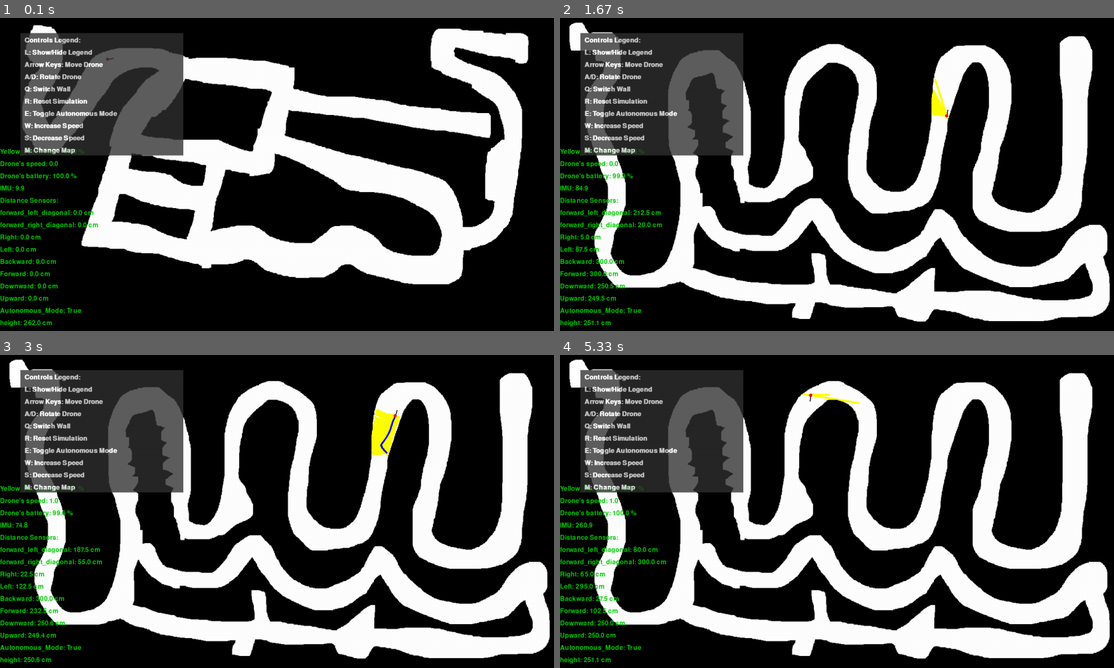
Above: before the commit, frames 1-4 (two rows, left to right).
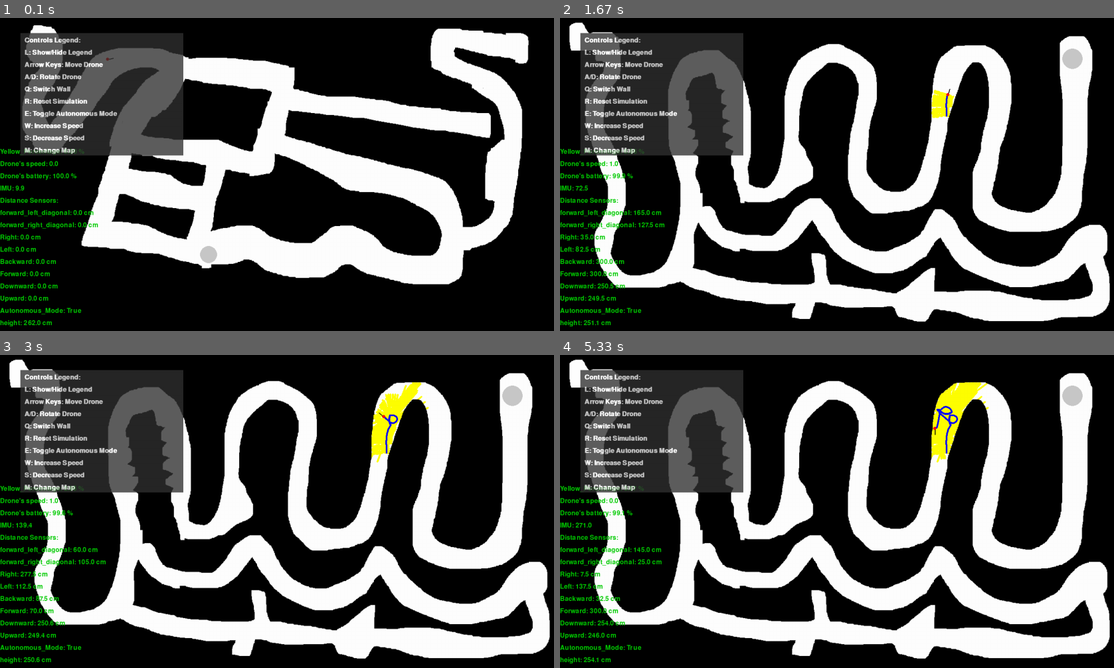
Above: after the commit, the same moments.

Repository: Raz-Saad/Autonomous_Robotics_Final_Project
Game: pygame game, started from src/Main_Pygame.py
Two runs of this game, one before a commit and one after it. Both use one fixed random seed, a clock stepped at 60 frames per second and the inputs below.
Inputs:
- Up to frame 1 (0.1 s): no input
- Up to frame 2 (1.67 s): tap H at 0.33 s; tap 1 at 0.67, 1.48 s; tap M at 1 s; hold Right from 1.33 s (still down)
- Up to frame 3 (3 s): release Right at 1.8 s; hold Up 1.83-2.13 s; hold Right 2.17-2.63 s
- Up to frame 4 (5.33 s): hold Down 3.23-3.53 s; hold Down 4-4.37 s; tap 1 at 4.15 s; hold Right 4.4-5.03 s; hold Down from 5.07 s (still down)

The runs differ from the first frame. In frame 1, 0.1% of the frame differs, in the area x 36-40%, y 72-79%; in frame 2, 0.6%; in frame 3, 1.2%; in frame 4, 2.0%, in the area x 2-95%, y 8-99%.

Commit message:
added recharging and getting back to exploring. need to adjust PID some more and clean code

Diff:
--- a/src/BatterySensor.py
+++ b/src/BatterySensor.py
@@ -21,3 +21,14 @@
     def reset_battrey(self):
         self.battery_precentage = 100
         self.remaining_ticks_to_battrey_life = self.amount_of_decisecond_drone_can_fly
+
+    def add_precentage_to_battery(self,precentage):
+        one_precentage_value = self.amount_of_decisecond_drone_can_fly / 100
+
+        self.remaining_ticks_to_battrey_life += one_precentage_value * precentage
+
+        # cap to the maximum value:
+        if self.remaining_ticks_to_battrey_life > self.amount_of_decisecond_drone_can_fly:
+            self.remaining_ticks_to_battrey_life = self.amount_of_decisecond_drone_can_fly
+
+        self.battery_precentage = (self.remaining_ticks_to_battrey_life / self.amount_of_decisecond_drone_can_fly) * 100  # update the battery precentage
--- a/src/Drone.py
+++ b/src/Drone.py
@@ -51,7 +51,10 @@
         self.z_level = 50 # the actual height of the drone in the map
 
         # returning home parameters:
-        self.return_home_path = []  # empty list to store all the calculated path
+        self.return_home_path = []  # empty list to store all the calculated path to home
+        self.return_to_exploring_path = []  # empty list to store all the calculated path back to exploring
+        self.returning_to_explore = False
+        self.charging_drone = False # for charging the battery after getting back home
 
     def update_sensors(self, map_matrix, position, drone_radius, orientation,floor_level, ceiling_level,obstacles): # added some parameters for height sensors
         self.forward_distance_sensor.update_values(map_matrix, position, drone_radius, orientation)
@@ -71,8 +74,8 @@
         # else:
         #     self.optical_flow_sensor.current_speed = 1
 
-
-        self.battery_sensor.update_battrey_precentage()
+        if not self.charging_drone:
+            self.battery_sensor.update_battrey_precentage()
 
 
     #3d expantion:
@@ -222,6 +225,12 @@
         self.change_z_level(height_correction)
 
 
+    def reload_battery(self):
+        self.battery_sensor.add_precentage_to_battery(0.2)
+        if self.battery_sensor.get_battrey_precentage() == 100:
+            self.charging_drone = False
+            self.returning_to_explore = True
+
 
     def update_position_by_algorithm(self, drone_pos, dt,map_matrix, drone_radius, screen,drone_positions):
 
@@ -229,7 +238,7 @@
 
         new_pos = drone_pos
         # Check battery level and initiate return if necessary
-        if self.battery_sensor.get_battrey_precentage() <= 50 and not self.returning_to_start:
+        if self.battery_sensor.get_battrey_precentage() <= 50 and not self.charging_drone:
             self.returning_to_start = True
 
         #checking if in returing home mode is activated
@@ -237,6 +246,13 @@
             # Get the next position on the return trail
             # new_pos = self.get_next_position_for_trailback() # naive first version of returning home
             new_pos = self.get_next_position_from_returning_home_algo(map_matrix,drone_pos, drone_radius, screen,drone_positions)
+
+        elif self.charging_drone:
+            new_pos = drone_pos
+            self.reload_battery()
+
+        elif self.returning_to_explore:
+            new_pos = self.get_back_to_exploring_from_last_point(drone_pos)
 
         else:
             # checking if the drone can fly
@@ -357,17 +373,21 @@
 
     def get_next_position_from_returning_home_algo(self, map_matrix, drone_pos, drone_radius, screen,drone_positions):
 
-        # TODO: maor - the drone not always understand that it reached the start, make it with an area
+        # if gotten close to the starting point then the returning home process is done:
         allowed_field_error = 10
         if (abs(drone_pos[0] - self.trail[0][0]) <= allowed_field_error
                 and abs(drone_pos[1] - self.trail[0][1]) <= allowed_field_error):
             print("reached the start")
             self.returning_to_start = False
+            self.charging_drone = True
+            # self.returning_to_explore = True
             self.return_home_path.clear()
+            self.return_to_exploring_path.insert(0,drone_pos) # stack behavior - LIFO insert
             return drone_pos
 
         if self.return_home_path:
             next_position = self.return_home_path.pop(0)
+            self.return_to_exploring_path.insert(0,next_position) # record the path back home
             return next_position
 
         current_position = drone_pos  # self.trail[-1]
@@ -389,14 +409,28 @@
         # Find the point with the closest index to the start (trail[0])
         closest_point = min(trail_points_within_radius, key=lambda p: abs(p[0]))
 
-        #print("getting a path")
+        # TODO: maor - check if i can integrate this for better returning algorithm:
+        # # Find the point with the closest index to the start or its neighboring points:
+        # neighboring_points_to_start_point = []
+        # for idx, point in enumerate(self.trail):
+        #     distance = math.sqrt((self.trail[0][0] - point[0]) ** 2 + (self.trail[0][1] - point[1]) ** 2)
+        #     if distance <= self.leftward_distance_sensor.max_range * 2:
+        #         if self.is_line_of_sight_clear(self.trail[0], point, map_matrix, drone_radius, screen,drone_positions):
+        #             neighboring_points_to_start_point.append((idx, point))
+        #
+        # if neighboring_points_to_start_point:
+        #     # Find the closest point to any of these neighboring points
+        #     closest_point = min(
+        #         trail_points_within_radius,
+        #         key=lambda p: min(abs(p[0] - neighbor[0]) for neighbor in neighboring_points_to_start_point)
+        #     )
+
 
         # make a path from current pos to the closest point to start:
         path = self.get_path_from_current_to_desired(drone_pos, closest_point[1])
-        #print("reached here")
-        #print(path)
+
         self.return_home_path.extend(path)  # Append all points from the path to return_home_path
-        #print("reached post extending")
+
         next_position = self.return_home_path.pop(0)
         self.update_angle_by_position(drone_pos,path[-1])
         return next_position
@@ -460,8 +494,32 @@
     def update_position(self, position):
         if not self.returning_to_start:
             self.trail.append(position)
-        elif self.trail: #
-            self.trail.pop()  # Remove the last position as the drone moves back
+        # elif self.trail: #
+        #     self.trail.pop()  # Remove the last position as the drone moves back
+
+
+
+    # getting the drone back to the place it returned home from:
+    def get_back_to_exploring_from_last_point(self,drone_pos):
+
+        new_pos = self.return_to_exploring_path.pop(0) # get the next point for the drone
+
+
+        # for making the drone look at a good distance:
+        pos_to_aim_the_drone_at = None
+        if len(self.return_to_exploring_path) >= 3:
+            pos_to_aim_the_drone_at = self.return_to_exploring_path[2]
+
+
+        # if we reached the end of the path then we flag it:
+        if not self.return_to_exploring_path:
+            self.return_to_exploring_path.clear()
+            self.returning_to_explore = False
+
+
+        if pos_to_aim_the_drone_at:
+            self.update_angle_by_position(drone_pos, pos_to_aim_the_drone_at)
+        return new_pos
 
     def get_next_position_for_trailback(self):
         if len(self.trail) > 1:
@@ -480,7 +538,7 @@
 
         # Update the drone's angle to face the next position
         self.orientation_sensor.update_orientation(angle_to_next_position)
-        print("orientation: ",self.orientation_sensor.drone_orientation)
+        #print("orientation: ",self.orientation_sensor.drone_orientation)
 
     def update_angle_by_position(self, current_position, next_position):
         # Calculate the angle needed to face the next position
@@ -490,7 +548,7 @@
 
         # Update the drone's angle to face the next position
         self.orientation_sensor.update_orientation(angle_to_next_position)
-        print("orientation: ",self.orientation_sensor.drone_orientation)
+        #print("orientation: ",self.orientation_sensor.drone_orientation)
 
     def is_in_trail_environment(self, point, radius = 0.5):
         for trail_point in self.trail:
--- a/src/Main_Pygame.py
+++ b/src/Main_Pygame.py
@@ -58,7 +58,7 @@
 
         self.respawn_drone()
 
-        self.amount_of_obstacles_to_spawn = 0
+        self.amount_of_obstacles_to_spawn = 1
         self.spawn_obstacles(self.amount_of_obstacles_to_spawn)  # Spawn 10 obstacles
 
         self.clock = pygame.time.Clock()
@@ -275,6 +275,11 @@
 
     def reset_simulation(self):
         self.drone.returning_to_start = False
+        self.drone.returning_to_explore = False
+        self.drone.charging_drone = False
+        self.drone.return_to_exploring_path.clear()
+        self.drone.return_home_path.clear()
+
         self.detected_pixels.clear()  # Clear detected points
         self.respawn_drone()  # Respawn the drone
         self.drone_positions.clear()  # Clear trail
